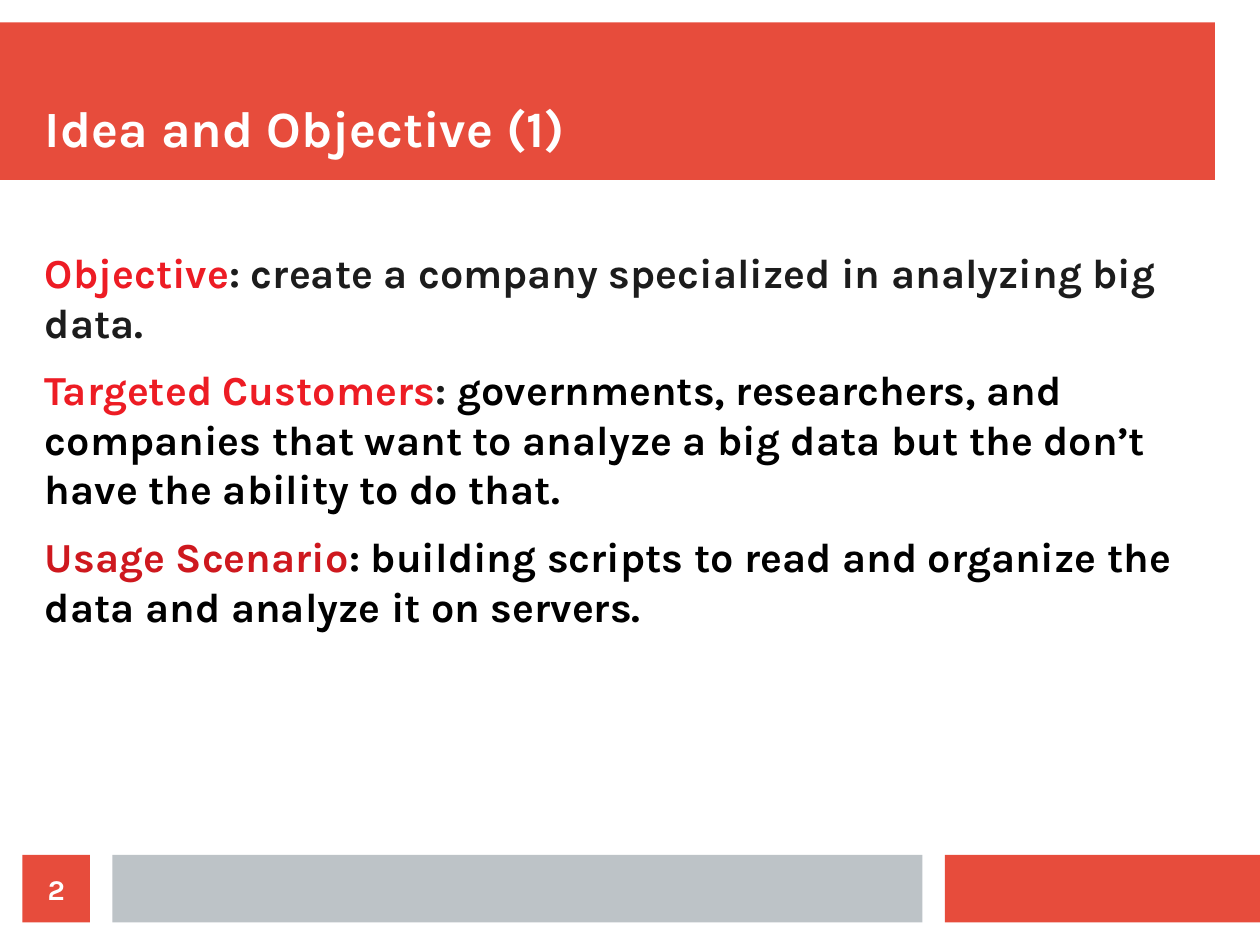
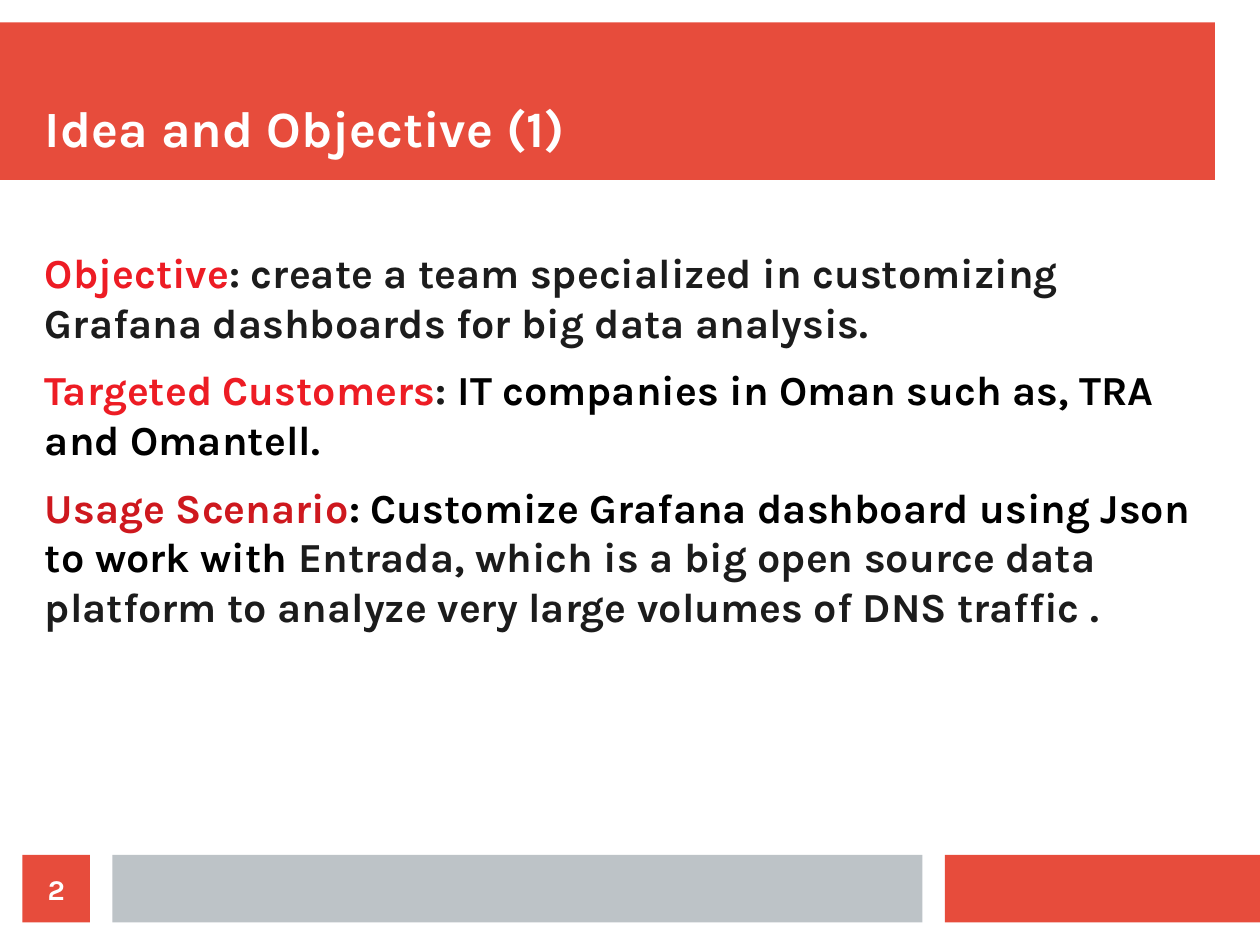
Before and after one commit to Aliii98/osoc19, a slide deck: slide 2 of OSOC-proposal-bigdata.odp. Drawn at 1260x945 pixels with LibreOffice and Linux fonts; fonts in the diff are those of the drawing. Boxes give left, top, right and bottom in pixels: in the first picture for what was removed or moved away, otherwise in the second. Text is boxed around its words. In the diff, an @@ line names an element or a change of style, - is before the commit and + after.

Commit message:
Grafana Dashboard proposal

```diff
--- a/OSOC-proposal-bigdata.odp
+++ b/OSOC-proposal-bigdata.odp
@@ text at (45, 258, 1190, 633): text changed; text colour #000000 to #1C1C1C @@
-Objective: create a company specialized in analyzing big data.
-Targeted Customers: governments, researchers, and companies that want to analyze a big data but the don’t have the ability to do that.
-Usage Scenario: building scripts to read and organize the data and analyze it on servers.
+Objective: create a team specialized in customizing Grafana dashboards for big data analysis.
+Targeted Customers: IT companies in Oman such as, TRA and Omantell.
+Usage Scenario: Customize Grafana dashboard using Json to work with Entrada, which is a big open source data platform to analyze very large volumes of DNS traffic .
```
Also in this commit, not shown: 5 other slides changed, 1 slide added, 1 slide removed.
